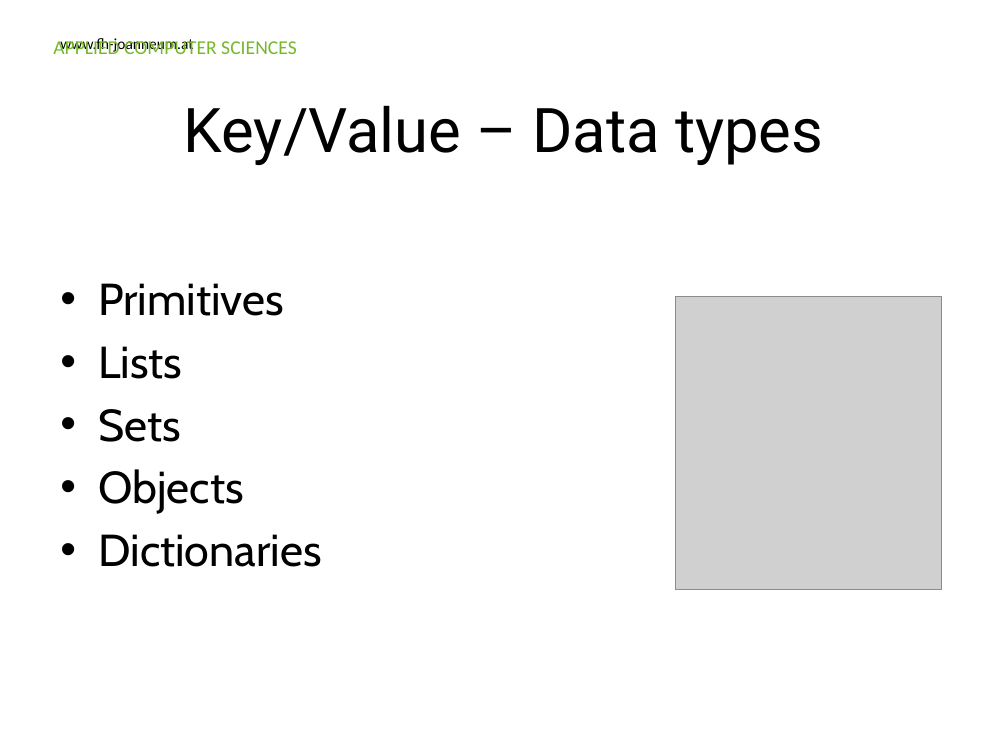
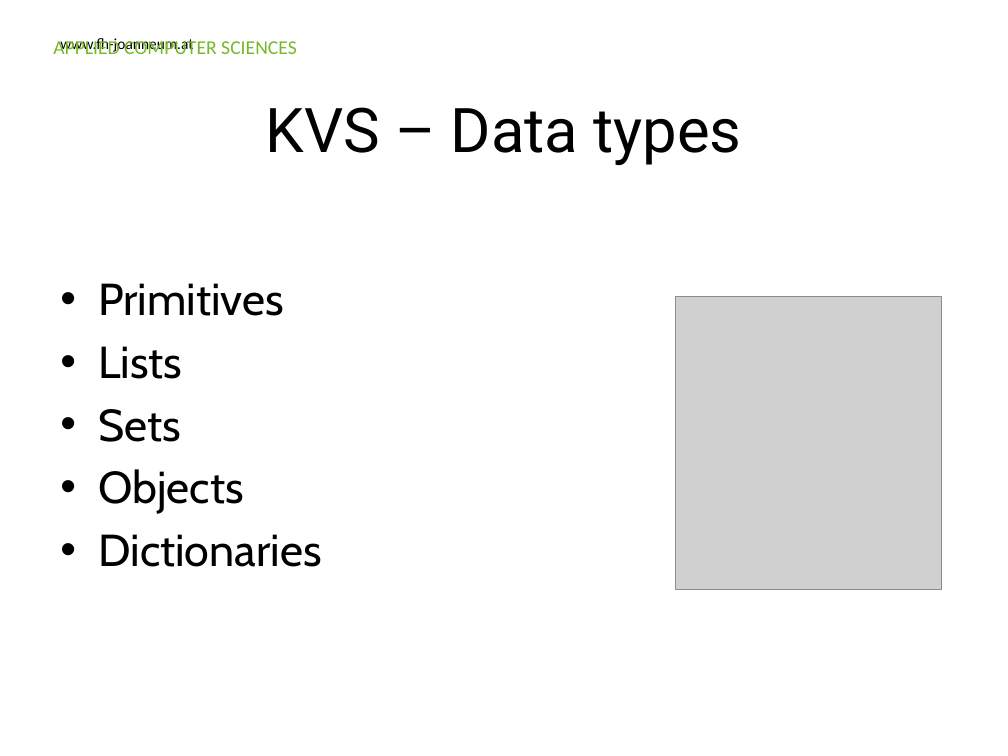
Before and after one commit to Ravenlord/guest-lecture-nosql, a slide deck: slide 25 of Presentation/FHJ_guest_lecture_nosql.pptx. Drawn at 1008x756 pixels with LibreOffice and Linux fonts; fonts in the diff are those of the drawing; grey boxes stand for pictures; background and template pictures are left out. Boxes give left, top, right and bottom in pixels: in the first picture for what was removed or moved away, otherwise in the second. Text is boxed around its words. In the diff, an @@ line names an element or a change of style, - is before the commit and + after.

```diff
--- a/Presentation/FHJ_guest_lecture_nosql.pptx
+++ b/Presentation/FHJ_guest_lecture_nosql.pptx
@@ title at (265, 107, 741, 165): text changed @@
-Key/Value – Data types
+KVS – Data types
```
Also in this commit, not shown: 8 other slides changed, 11 slides added, 2 slides removed.
